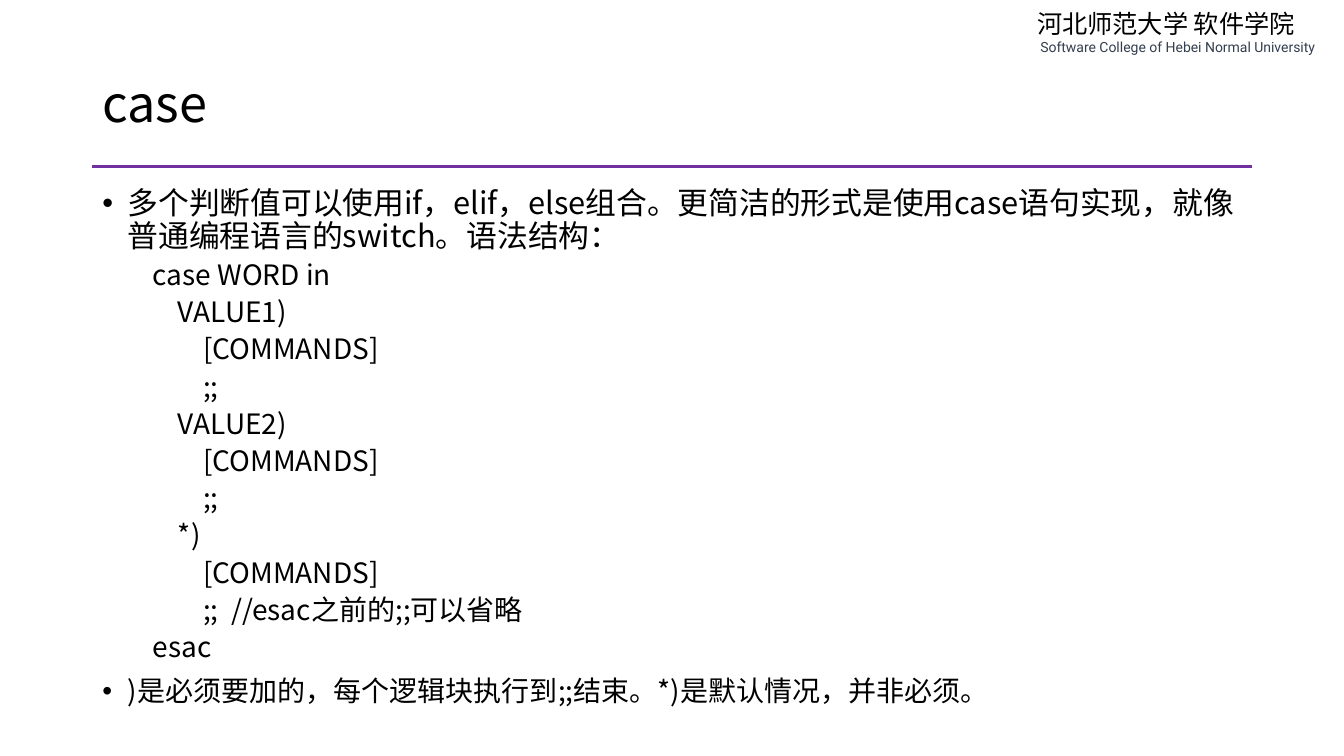
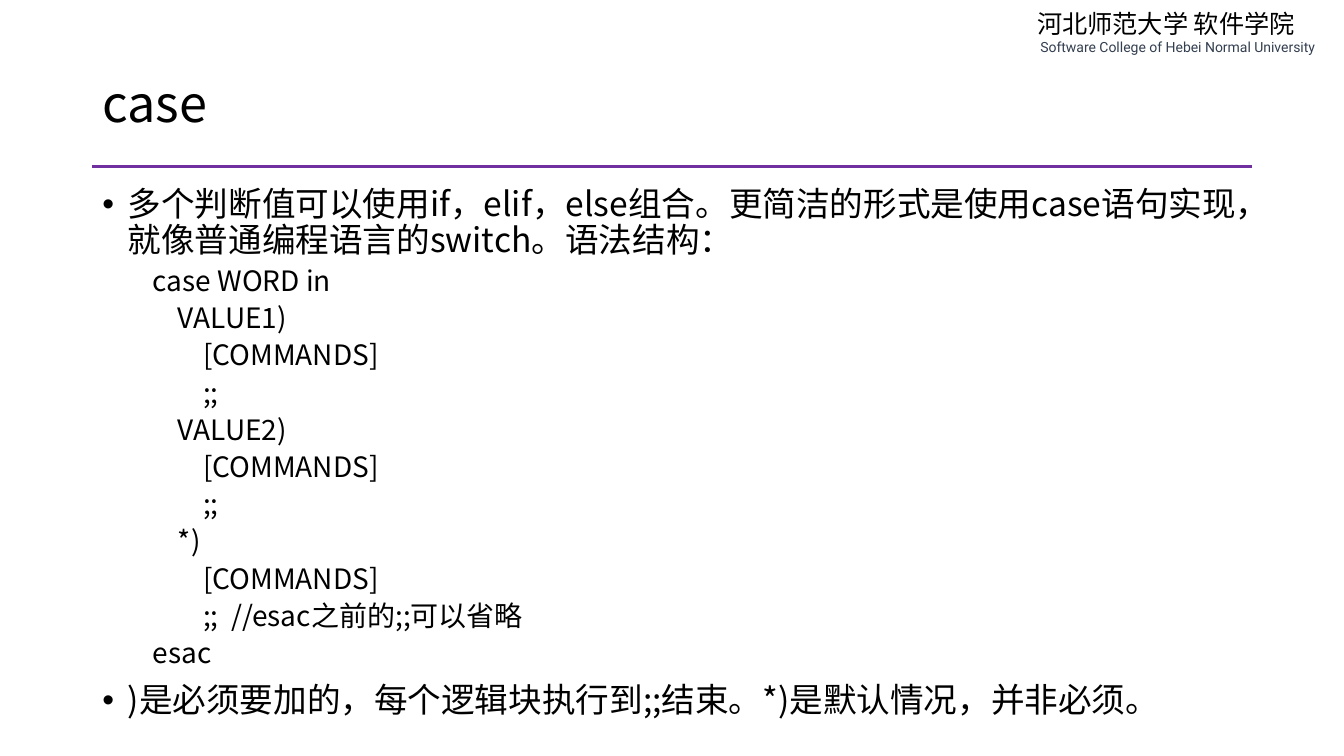
Before and after one commit to edu2act/course-php-serverside-development-on-linux, a slide deck: slide 27 of materials/slides/ch01-review-and-linux.pptx. Drawn at 1344x756 pixels with LibreOffice and Linux fonts; fonts in the diff are those of the drawing. Boxes give left, top, right and bottom in pixels: in the first picture for what was removed or moved away, otherwise in the second. Text is boxed around its words. In the diff, an @@ line names an element or a change of style, - is before the commit and + after.

```diff
--- a/materials/slides/ch01-review-and-linux.pptx
+++ b/materials/slides/ch01-review-and-linux.pptx
@@ text at bbox=[128, 187, 1270, 719]: size 22 to 24 pt in "多个判断值可以使用if，elif，else组合。更简洁的形式是使用case语句实现，就像普通编程语言的switch。语法 ..."; size 20 to 24 pt in ")是必须要加的，每个逻辑块执行到;;结束。*)是默认情况，并非必须。" @@
```
Also in this commit, not shown: 26 other slides changed, 2 other files.
